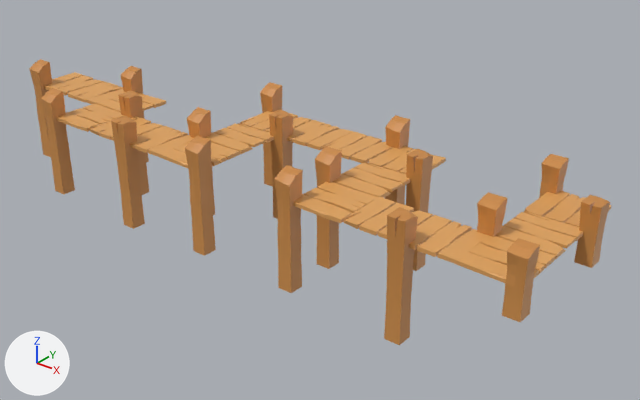
The FBX model Assets/Arts/Models/m_bg_docks_02.fbx: old version first, new version second.
Camera for both pictures: a camera (50 mm lens) standing at (75.7, -54.8, 30.5) and looking at (30.0, 2.3, -4.9). Every picture has the same lights, and +X, +Y and +Z are marked at lower left. Where no turn or scale is listed for an object, it has been applied to the vertices.

In view in the first picture: 'm_bg_docks_02'.
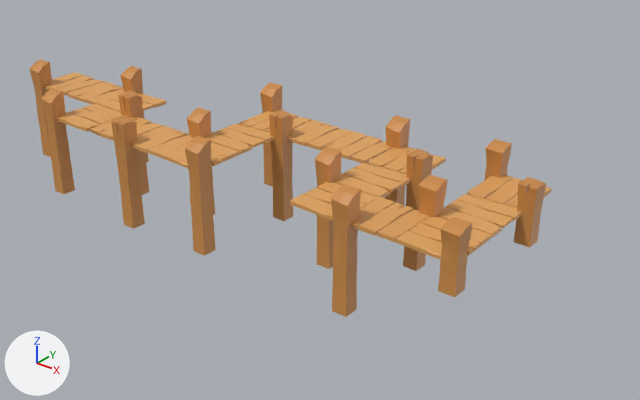
The newer file is also turned or shifted as a whole; pictures and numbers use the older file's frame.

Changed parts and their boxes [x1, y1, x2, y2] in the pictures (640 x 400 px; the box of a moved part takes in the faces that stretch with it):
'm_bg_docks_02', reshaped (10% narrower, 10% shorter)
    before: [29, 59, 611, 345]
    after: [29, 59, 551, 317]
part 1 of me_cube_113, moved or reshaped
    before: [274, 165, 303, 293]
    after: [331, 184, 361, 317]
part 2 of me_cube_113, moved or reshaped
    before: [409, 215, 452, 250]
    after: [468, 175, 513, 199]
part 3 of me_cube_113, moved or reshaped
    before: [544, 194, 585, 223]
    after: [485, 178, 522, 204]
part 4 of me_cube_113, moved or reshaped
    before: [574, 195, 610, 268]
    after: [514, 177, 546, 247]
part 5 of me_cube_113, moved or reshaped
    before: [539, 154, 569, 198]
    after: [485, 139, 512, 180]
part 6 of me_cube_113, moved or reshaped
    before: [477, 192, 507, 237]
    after: [418, 175, 448, 217]
part 7 of me_cube_113, moved or reshaped
    before: [502, 238, 540, 322]
    after: [438, 217, 472, 297]
part 8 of me_cube_113, deleted (brown)
    before: [384, 207, 418, 345]
part 9 of me_cube_113, deleted
    before: [565, 205, 611, 227]
part 10 of me_cube_113, deleted (orange)
    before: [456, 252, 507, 283]
part 11 of me_cube_113, deleted (orange)
    before: [496, 226, 566, 259]
part 12 of me_cube_113, moved or reshaped
    before: [342, 185, 583, 278]
    after: [351, 185, 551, 259]

Edits to the bpy script that builds the scene:
```text
Change me_cube_113:
    used by ob_m_bg_docks_02; location = (0.0, 0.0, 0.0)
    remove me_cube_113.from_pydata(...)  # 2104 vertices, 1976 faces; spans x -5.3..56.0, y -8.2..8.1, z -8.3..2.8
    add me_cube_113.from_pydata(...)  # 1989 vertices, 1866 faces; spans x -5.3..51.0, y -8.2..8.1, z -8.3..2.8
    me_cube_113 part 1: the loose piece of 58 vertices spanning x 33.7..35.3, y -8.0..-6.4, z -8.0..2.6 is moved by (5.6, 0.0, 0.0)
    me_cube_113 part 2: the loose piece of 14 vertices spanning x 45.0..46.5, y -7.5..-2.5, z -0.2..0.2 is moved by (-0.2, 10.0, 0.0)
    me_cube_113 part 3: the loose piece of 26 vertices spanning x 51.5..53.1, y 2.5..7.5, z -0.2..0.3 is moved by (-5.0, 0.0, 0.0)
    me_cube_113 part 4: the loose piece of 59 vertices spanning x 54.5..56.0, y 1.8..3.4, z -2.5..2.5 is moved by (-5.0, 0.0, 0.0)
    me_cube_113 part 5: the loose piece of 58 vertices spanning x 49.1..50.6, y 6.5..8.1, z -2.5..2.8 is moved by (-5.0, 0.0, 0.0)
    me_cube_113 part 6: the loose piece of 58 vertices spanning x 48.7..50.3, y -3.0..-1.4, z -2.5..2.8 is moved by (-5.0, 0.0, 0.0)
    me_cube_113 part 7: the loose piece of 58 vertices spanning x 53.7..55.3, y -8.0..-6.4, z -2.5..2.8 is moved by (-5.0, 0.0, 0.0)
    me_cube_113 part 8: the loose piece of 59 vertices spanning x 44.5..46.0, y -8.2..-6.6, z -8.3..2.3 is deleted
    me_cube_113 part 9: the loose piece of 15 vertices spanning x 53.2..54.8, y 2.5..7.5, z -0.2..0.2 is deleted
    me_cube_113 part 10: the loose piece of 15 vertices spanning x 49.9..54.9, y -7.6..-6.0, z -0.2..0.2 is deleted
    me_cube_113 part 11: the loose piece of 14 vertices spanning x 49.9..54.9, y -2.5..-0.9, z -0.2..0.2 is deleted
    me_cube_113 part 12
    66 vertices are removed from x 39.9..54.9, y -7.5..5.0, z -0.2..0.3
    153 faces are deleted
    12 vertices in x 54.9, y -5.8..2.1, z -0.2..0.2 move by (-10.0, 0.0, 0.0)
    9 vertices in x 49.9..54.9, y -4.2..2.4, z -0.2..0.2 move by (-5.0, 0.0, 0.0)
    7 vertices in x 40.3..43.3, y -7.5..-2.5, z -0.1..0.2 move by (-0.1, 0.0, -0.1)
    5 vertices in x 41.4..43.1, y -7.5..-2.5, z -0.1..0.2 move by (0.0, 0.0, -0.1)
    5 vertices in x 41.6..43.3, y -7.5..-2.5, z -0.2..0.2 move by (-0.1, 0.0, 0.0)
    4 vertices in x 43.1..49.9, y -4.6..0.7, z -0.2 move by (0.0, 0.0, 0.1)
    55 vertices move from x 40.2..54.9, y -7.5..7.5, z -0.2..0.3 to x 39.8..49.9, y -7.5..7.5, z -0.2..0.3
    49 vertices are added at x 39.8..49.9, y -7.6..6.4, z -0.2..0.2
    5 new vertices lie (0.0, 0.0, 0.4) away from vertices in x 44.9..54.9, y -6.0..2.8, z -0.2
    138 new faces join them
```
